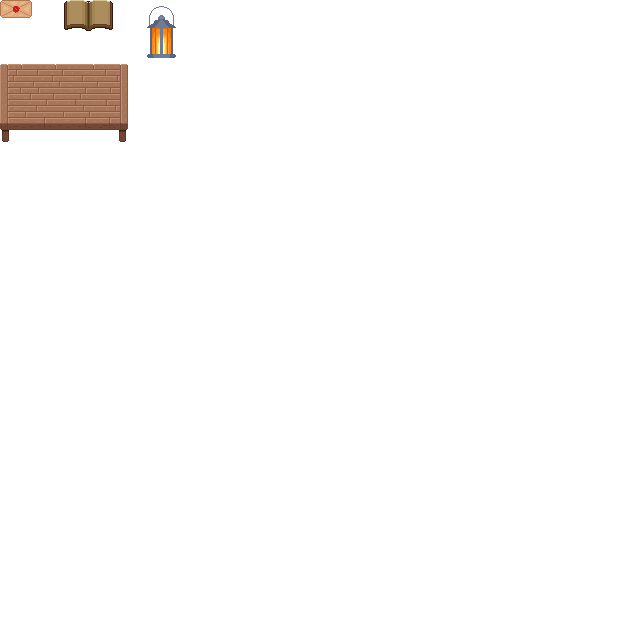
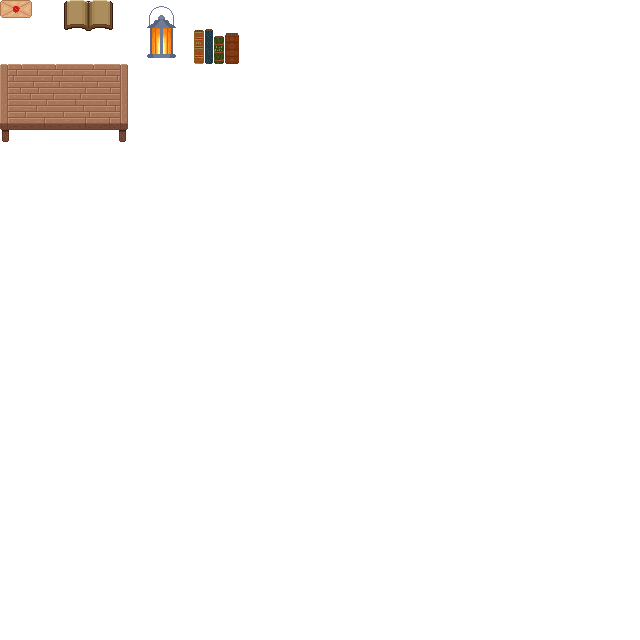
Layer changes from the first 640px x 640px image to the second:
added layer "Ebene 3" in group "Lantern" over [194, 29, 239, 64]
